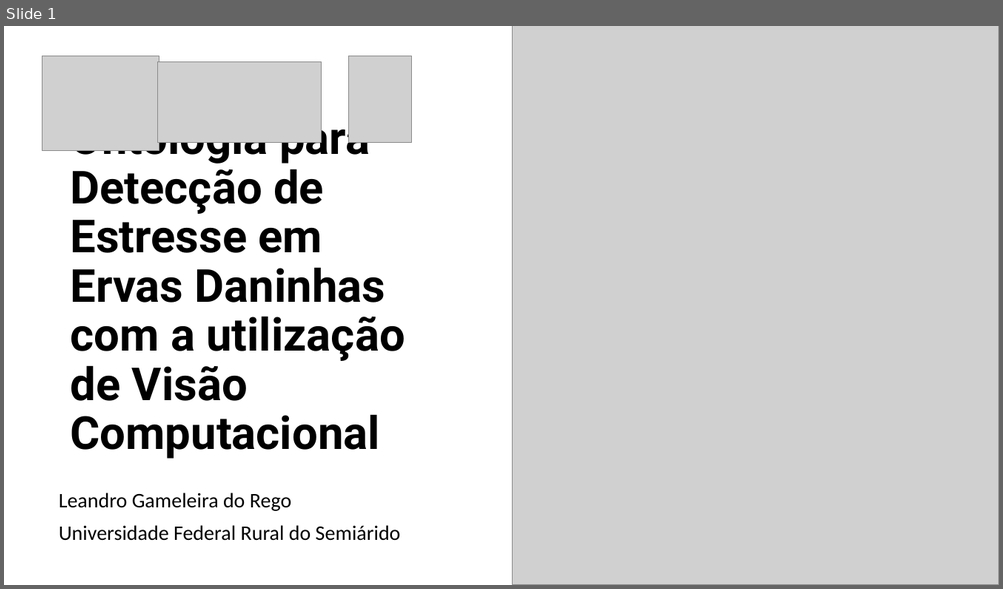
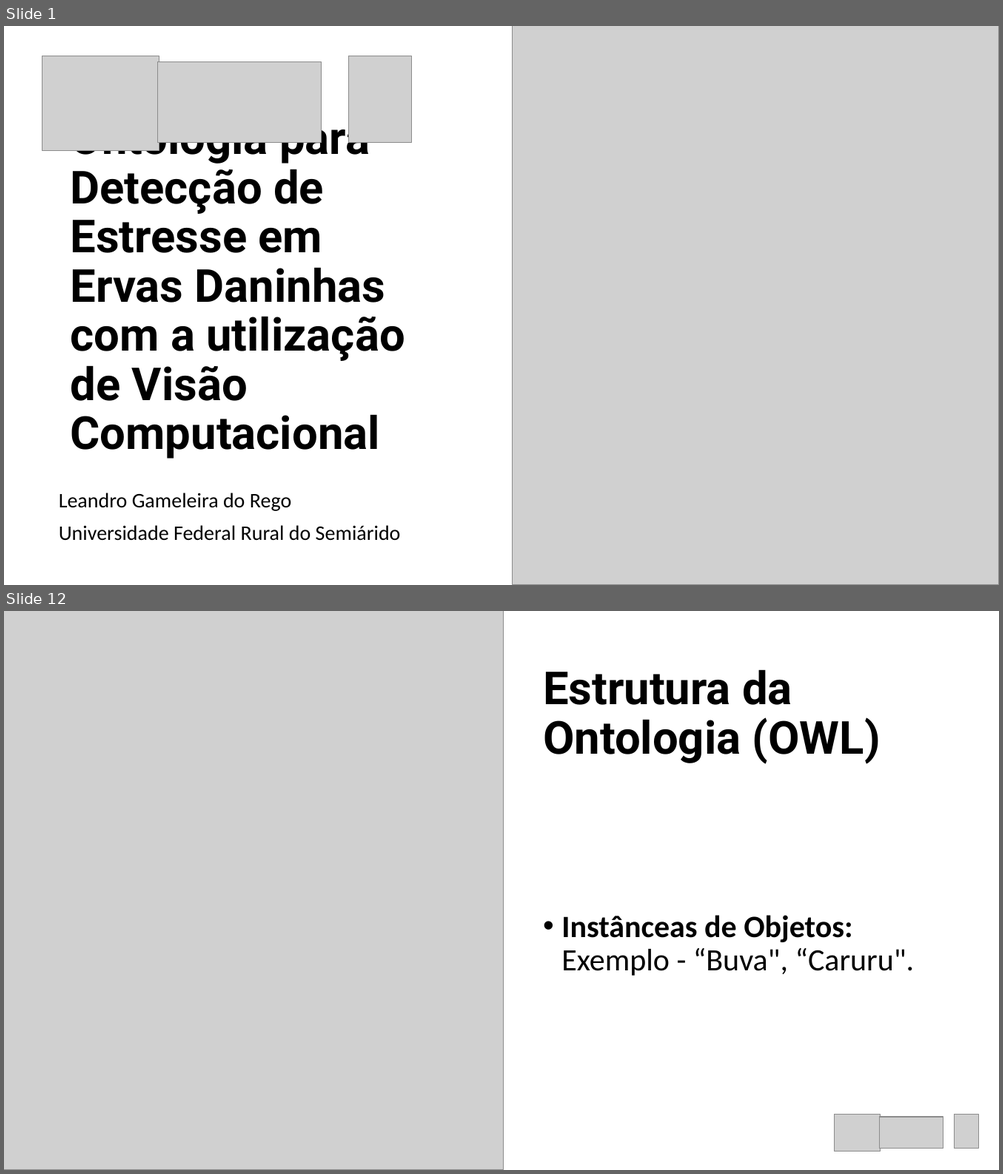
Before and after one commit to leandrogrego/WeedEye, a slide deck: Ontology for weed´s stress detection.pptx. Shown one above the other, each under a label of ours: slide 1 before the commit, slides 1 and 12 after it; the slides between them are not shown. The pictures are 1003x589 and 1003x1174 pixels, drawn with LibreOffice and Linux fonts; fonts in the diff are those of the drawing; grey boxes stand for pictures. Boxes give left, top, right and bottom in pixels: in the first picture for what was removed or moved away, otherwise in the second. Text is boxed around its words. In the diff, an @@ line names an element or a change of style, - is before the commit and + after.

```diff
--- a/Ontology for weed´s stress detection.pptx
+++ b/Ontology for weed´s stress detection.pptx
@@ slide 12 added at (4,611,999,1170), background #FFFFFF @@
@@ picture added at (4,611,504,1170) @@
@@ title added at (543,669,880,764), 44 pt, text #000000, bold @@
+Estrutura da Ontologia (OWL)
@@ text added at (561,915,914,976), 30 pt, text #000000 @@
+• Instânceas de Objetos: Exemplo - “Buva", “Caruru".
@@ picture added at (834,1116,881,1152) @@
@@ picture added at (879,1118,943,1149) @@
@@ picture added at (954,1116,979,1149) @@
```
Also in this commit, not shown: 10 slides changed, 5 other slides added, 1 slide removed, 2 other files.
